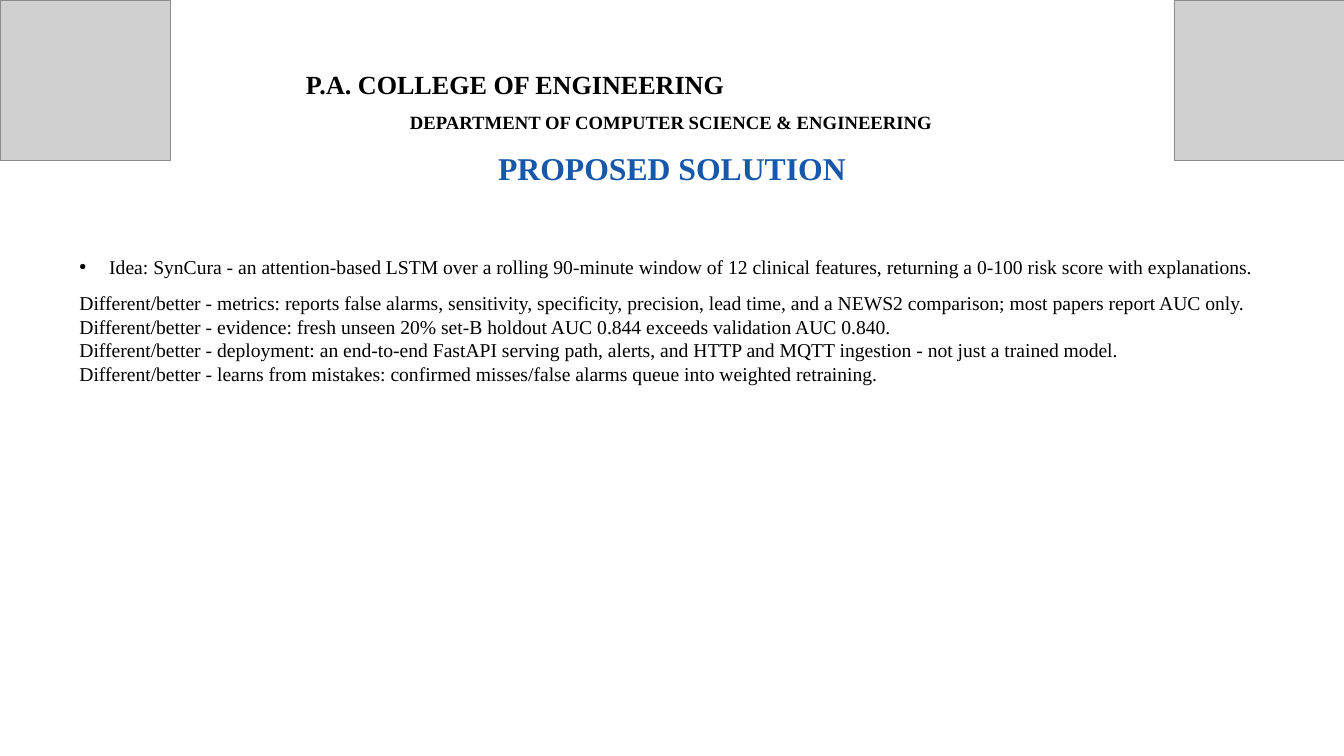
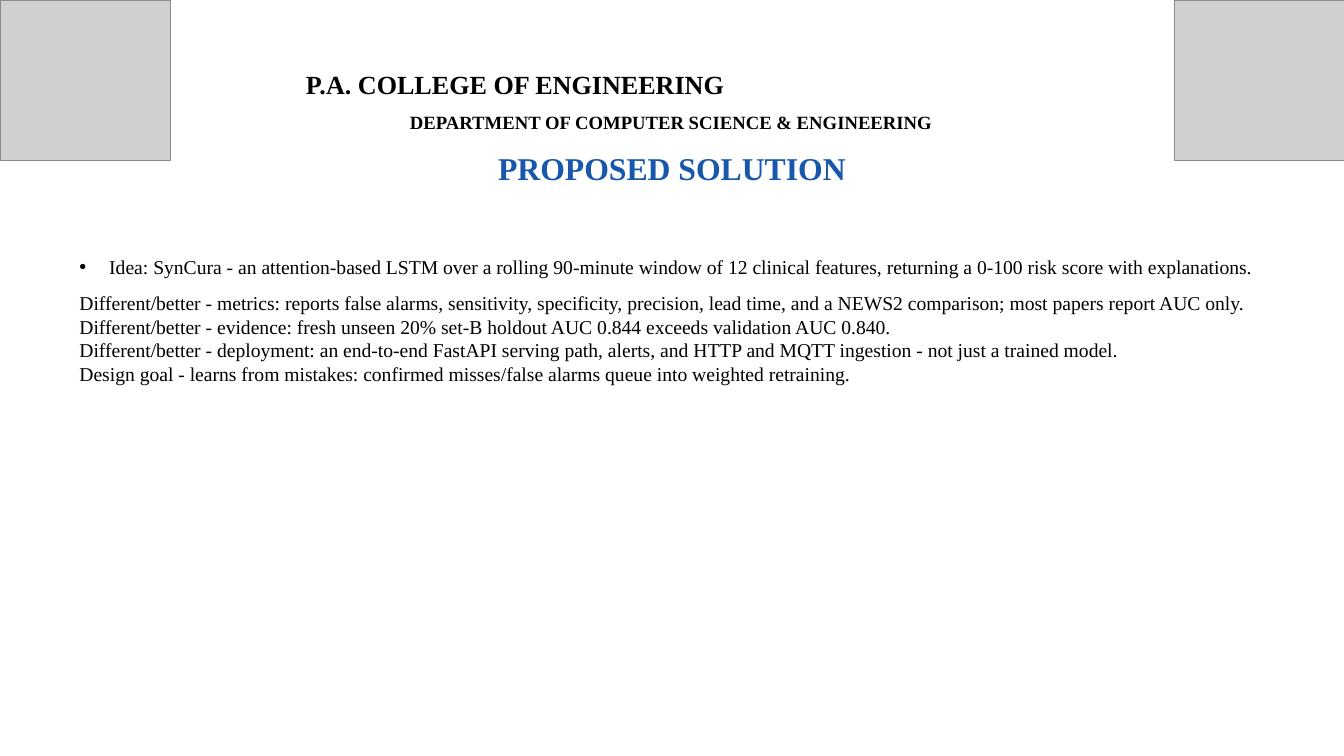
Before and after one commit to Dinaltium/SynCura, a slide deck: slide 6 of ppt/SynCura_Deck_V2.pptx. Drawn at 1344x756 pixels with LibreOffice and Linux fonts; fonts in the diff are those of the drawing; grey boxes stand for pictures. Boxes give left, top, right and bottom in pixels: in the first picture for what was removed or moved away, otherwise in the second. Text is boxed around its words. In the diff, an @@ line names an element or a change of style, - is before the commit and + after.

```diff
--- a/ppt/SynCura_Deck_V2.pptx
+++ b/ppt/SynCura_Deck_V2.pptx
@@ text at <box>79,367,850,386</box>: text changed @@
-Different/better - learns from mistakes: confirmed misses/false alarms queue into weighted retraining.
+Design goal - learns from mistakes: confirmed misses/false alarms queue into weighted retraining.
```
Also in this commit, not shown: 8 other slides changed, 2 other files.
